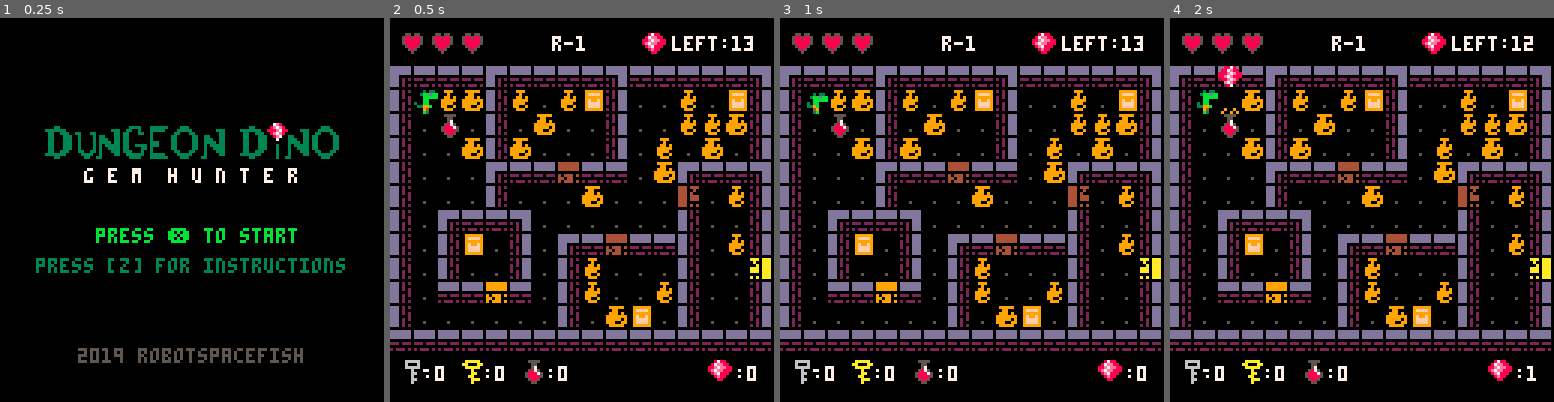
Above: before the commit, frames 1-4 (left to right).
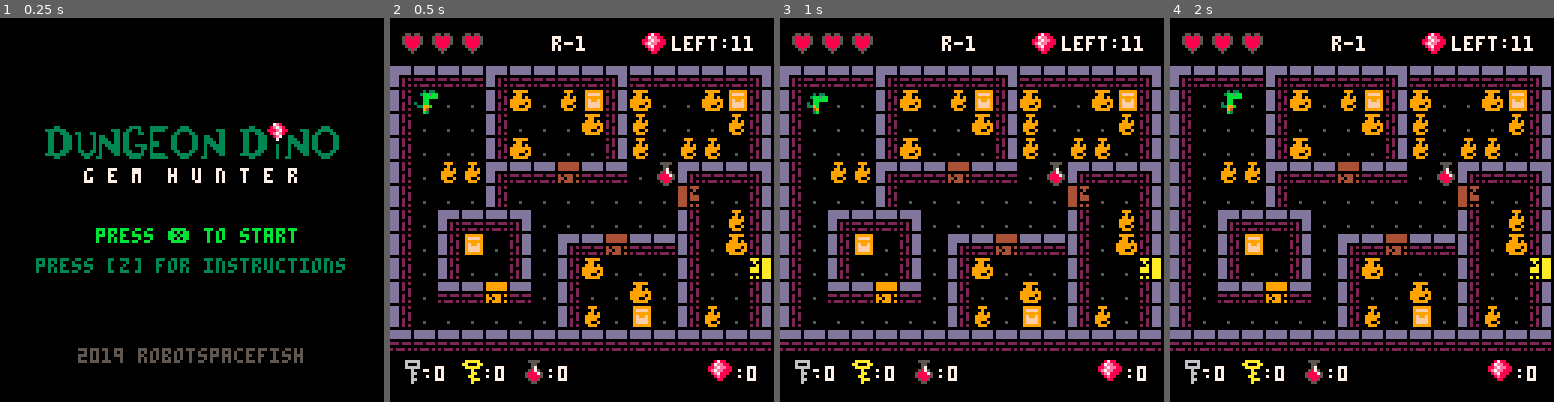
Above: after the commit, the same moments.

Repository: robotspacefish/dungeon_dino
Game: PICO-8 cartridge dungeon_dino.p8
Two runs of this game, one before a commit and one after it. Both use one fixed random seed, a clock stepped at 60 frames per second and the inputs below.
Inputs:
- Up to frame 1 (0.25 s): no input
- Up to frame 2 (0.5 s): tap X (X key) at 0.33 s
- Up to frame 3 (1 s): tap O (Z key) at 0.7 s
- Up to frame 4 (2 s): tap X (X key) at 1.07, 1.85 s; hold Right from 1.6 s (still down); tap O (Z key) at 1.7 s

Frame 1 is identical in both runs. In frame 2, 5.0% of the frame differs, in the area x 13-95%, y 4-81%; in frame 3, 5.0%; in frame 4, 5.5%, in the area x 7-96%, y 4-94%.

Commit message:
WIP moving potion, doors, & chests to auto actions

Diff:
--- a/dungeon_dino.p8
+++ b/dungeon_dino.p8
@@ -26,7 +26,7 @@
 -- # tab 2 collisions
 --   ## has_flag(next_tile,flag)
 --   ## is_item_collision(next_x,next_y)
---   ## handle_item_collision(obj)
+--   ## handle_btnpress_collision(obj)
 -- # tab 3 player
 --   ## :set_start
 --   ## :reset_keys
@@ -35,7 +35,7 @@
 --   ## :walk
 --   ## :bump
 --   ## :move
---   ## :action
+--   ## :do_btnpress_action
 --   ## :update
 --   ## :draw
 -- # tab 4 create objects
@@ -128,6 +128,7 @@
 	_drw()
 	flashcount+=1 -- for text flashing
 	palt(0,false)
+	print_debug()
 end--_draw()
 
 -->8
@@ -251,7 +252,9 @@
 	return nil
 end
 
-function handle_item_collision(obj)
+function handle_btnpress_collision(obj)
+	-- asking again if the obj is a vase incase I want to add
+	--  other objects here in the future
 	if obj.name=="vase" then
 		local v_spr=obj.v_spr
 		local smash_spr
@@ -274,6 +277,8 @@
 				create_bomb(obj.x,obj.y)
 			 player.health-=1
 				player.hit=true
+				sfx(12)
+				player.flash=max_flash_frames
 			end
 
 		if (player.health==0) then
@@ -289,14 +294,44 @@
 			-- current_room.gems-=1
 		end
 	end
-
+		del(game_objects, obj)
+end
+
+function handle_auto_pickup_collision(obj,nx,ny)
+	if (obj == nil) return
+	local nt=mget(nx,ny)
 	if obj.name=="potion" then
 		player:heal(true)
 		mset(obj.x,obj.y,floor_spr[1])
-	end
-		del(game_objects, obj)
-end
-
+		del(game_objects,obj)
+		player:move(obj.x,obj.y,player.direction)
+	end
+
+	--chest
+	if has_flag(nt,2) then
+		add(debug,nt)
+		sfx(5)
+		player.keys+=1
+		--empty chest sprite
+		mset(nx,ny,chest_spr[1])
+	end
+
+--locked door
+	if has_flag(nt,7) and player.keys>0 then
+		sfx(4)
+		--change tile in location to unlocked door color
+		mset(nx,ny,nt+1)
+		--remove key from inventory
+		player.keys-=1
+	end
+
+	--todo
+	--goal door
+	if has_flag(nt,3) and player.master_key==1 then
+		_upd=upd_lvl_complete
+		_drw=draw_lvl_complete
+	end
+end
 -->8
 --player
 -- tab 3
@@ -359,66 +394,33 @@
 		end,
 -- move ==================================================
 		move=function(self,nx,ny,b)
-			local can_walk=false
+			local can_walk=has_flag(mget(nx,ny),0)
 			local last_tile=mget(self.x,self.y)
 			self.direction=b
 			self:do_flp()
 			set_anim(self,player_anims)
 
-			can_walk=has_flag(mget(nx,ny),0)
 			if can_walk then
-				local next_tile=mget(nx,ny)
+
 				sfx(11)
 				obstacle_counter=0
 				self.x=nx
 				self.y=ny
-
-				if mget(self.x,self.y) == heal_spr then
-					player:heal(true)
-					mset(self.x,self.y,floor_spr[1])
-						-- del(game_objects, obj)
-				end
+			else
+				handle_auto_pickup_collision(is_item_collision(nx,ny),nx,ny)
 			end -- if can_walk
 
-			if current_room.gems_collected==current_room.min_gems_needed then self.master_key=1 end
+			-- get master key
+			if (current_room.gems_collected==current_room.min_gems_needed) self.master_key=1
 		end,
--- action ==================================================
-	action=function(self)
+-- do_btnpress_action ==================================================
+	do_btnpress_action=function(self)
 		--check for collision with item
 		local nx,ny=self.x+dir_x[self.direction+1],self.y+dir_y[self.direction+1]
 		local nt=mget(nx,ny)
-		item=is_item_collision(nx,ny)
-		if (item ~=nil)	handle_item_collision(item)
-
-	--bomb
-	if self.hit then
-		sfx(12)
-		self.flash=max_flash_frames
-	end
-
-		--chest
-		if has_flag(nt,2) then
-			sfx(5)
-			player.keys+=1
-			--empty chest sprite
-			mset(nx,ny,chest_spr[1])
-		end
-
-	--locked door
-		if has_flag(nt,7) and player.keys>0 then
-			sfx(4)
-			--change tile in location to unlocked door color
-			mset(nx,ny,nt+1)
-			--remove key from inventory
-			player.keys-=1
-		end
-
-		--todo
-		--goal door
-		if has_flag(nt,3) and player.master_key==1 then
-			_upd=upd_lvl_complete
-			_drw=draw_lvl_complete
-		end
+		local item=is_item_collision(nx,ny)
+		-- if (item ~=nil)	handle_btnpress_collision(item)
+		if (item ~= nil and item.name == "vase")	handle_btnpress_collision(item)
 	end,
 -- update ==================================================
 			update=function(self)
@@ -447,9 +449,8 @@
 -- dungeon ======================================
 function create_dungeon_layout()
 	--x,y,sx,sy,n,mh,mb
-	--todo create more rooms efficiently
 	create_room(0,0,1,3,1,1,3)
-	create_room(16,0,17,10 ,2,3,4)
+	create_room(16,0,17,10,2,3,4)
 	create_room(32,0,45,3,3,4,5)
 	create_room(48,0,59,12,4,3,5)
 	-- create_room(64,0,33,12,5,4,5)
@@ -572,6 +573,11 @@
 	})
 end
 
+-- chests ======================================
+
+
+-- doors ======================================
+
 -- potion ======================================
 function create_potion(x,y)
 	return create_game_object("potion",x,y,{
@@ -729,7 +735,7 @@
 	if (b<0) return
 	if (b<4) player:move(player.x+dir_x[b+1],player.y+dir_y[b+1],b)
 	if (b==4)	player:heal(false)
-	if (b==5) player:action() --todo replace with auto action
+	if (b==5) player:do_btnpress_action() --todo replace with auto do_btnpress_action
 end
 
 function copy_table(ot)
@@ -941,11 +947,11 @@
 0000000000000000000000000000000009090000000000000000000000000000000000000000000000000000000000000000000000000000000000000000000000000000000000000000000000000000000000000000000000000000000000000000000000000000000000000000000000000000000000000000000000000000
 0000000000000000000000000000000009090000000000000000000000000000000000000000000000000000000000000000000000000000000000000000000000000000000000000000000000000000000000000000000000000000000000000000000000000000000000000000000000000000000000000000000000000000
 e4d3d3d3e4d3d3d3d3e3d3d3d3d3d3e3e4d3d3d3d3d3d3d3d3d3d3d3d3dfd3e3e4d3d3d3d3d3e3d3d3d3d3d3d3dcd3e3e4d3d3d3d3e4d3d3d3d3d3e3d3d3d3e3e4d3d3d3d3d3d3d3d3d3d3d3d3d3d3e3e4d3d3d3d3d3d3d3d3d3d3d3d3d3d3e30000000000000000000000000000000000000000000000000000000000000000
-d1c0c0c0d1c0c0c071d2c0c0c0c071d2d1d0d0d0d0d0d0d0d0d0d0d0d0d0d0d2d171c0c0c0d0cdd0d0d0d0d0d0c0c0d2d1d0d0d0d0d1d0d0d0d0d0ced0d0d0d2d1c0c0d0c0c0c0c0c0c0c0c0c0c0c0d2d1c0c0c0c0c0c0c0c0c0c0c0c0c0c0d20000000000000000000000000000000000000000000000000000000000000000
-d1c0c0c0d1c0c0c0c0d2c0c0c0c0c0d2d1dee3d0c0c0c0c0c0c0c0e4d3ddd3e3e4d3d3e3c0c0e4d3d3d3d3d3e3d0c0d2d1d0d0d0d0d171c1c1c1d0d2d0d0d0d2d1c0c0c0c0c0c0c0c0c0c0c0c0c0c0d2d1c0c0c0c0c0c0c0c0c0c0c0c0c0c0d20000000000000000000000000000000000000000000000000000000000000000
-d1c0d0c0d1c0c0d0c0d2c0c0c0c0c0d2d1d0d2d0c0c0c0c0c0c0c0d1c0d0c0d2d1c0c0cdd0d0fed0c071c0d0cdd0c0d2d1d0d0d0d0d3d3d3dfd3d3d3d0d0d0d2d1c0c0c0c0c0c0c0c0c0c0c0c0c0c0d2d1c0c0c0c0c0c0c0c0c0c0c0c0c0c0d20000000000000000000000000000000000000000000000000000000000000000
-d1c0c0c0e4d3d3ddd3d3c0c0e4d3d3e3d171d2d0d0c0c0c0c0c0c0d1c0c0c0d2d1c0d0d2c0c0d1c0c0c0c0c0d2c071d2d1d0d0d0d0d0d0d0d0d0d0d0d0d0d0d2d1c0c0c0c0c0c0c0c0c0c0c0c0c0c0d2d1c0c0c0c0c0c0c0c0c0c0c0c0c0c0cf0000000000000000000000000000000000000000000000000000000000000000
-d1c0c0c0d1c0d0d0c0c0c0d0fdd0c0d2d1c3e2e4ddd3d3e4d3d3d3d1c0c0c0d2e4d3dee3c0c0e4d3d3d3d3d3d3d3d3e3d1d0d0d0d0d0d0d0d0d0d0d0d0d0d0d2d1c0c0c0c0c0c0c0c0c0c0c0c0c0c0d2d1d0c0c0c0c0c0c0c0c0c0c0c0c0c0d20000000000000000000000000000000000000000000000000000000000000000
+d1d0d0c0d1c0c0c071d2c0c0c0c071d2d1d0d0d0d0d0d0d0d0d0d0d0d0d0d0d2d171c0c0c0d0cdd0d0d0d0d0d0c0c0d2d1d0d0d0d0d1d0d0d0d0d0ced0d0d0d2d1c0c0d0c0c0c0c0c0c0c0c0c0c0c0d2d1c0c0c0c0c0c0c0c0c0c0c0c0c0c0d20000000000000000000000000000000000000000000000000000000000000000
+d1d0d0c0d1c0c0c0c0d2c0c0c0c0c0d2d1dee3d0c0c0c0c0c0c0c0e4d3ddd3e3e4d3d3e3c0c0e4d3d3d3d3d3e3d0c0d2d1d0d0d0d0d171c1c1c1d0d2d0d0d0d2d1c0c0c0c0c0c0c0c0c0c0c0c0c0c0d2d1c0c0c0c0c0c0c0c0c0c0c0c0c0c0d20000000000000000000000000000000000000000000000000000000000000000
+d1d0d0c0d1c0c0d0c0d2c0c0c0c0c0d2d1d0d2d0c0c0c0c0c0c0c0d1c0d0c0d2d1c0c0cdd0d0fed0c071c0d0cdd0c0d2d1d0d0d0d0d3d3d3dfd3d3d3d0d0d0d2d1c0c0c0c0c0c0c0c0c0c0c0c0c0c0d2d1c0c0c0c0c0c0c0c0c0c0c0c0c0c0d20000000000000000000000000000000000000000000000000000000000000000
+d1d0c0c0e4d3d3ddd3d3c0c0e4d3d3e3d171d2d0d0c0c0c0c0c0c0d1c0c0c0d2d1c0d0d2c0c0d1c0c0c0c0c0d2c071d2d1d0d0d0d0d0d0d0d0d0d0d0d0d0d0d2d1c0c0c0c0c0c0c0c0c0c0c0c0c0c0d2d1c0c0c0c0c0c0c0c0c0c0c0c0c0c0cf0000000000000000000000000000000000000000000000000000000000000000
+d1d0c0c0d1c0d0d0c0c0c0d0fdd0c0d2d1c3e2e4ddd3d3e4d3d3d3d1c0c0c0d2e4d3dee3c0c0e4d3d3d3d3d3d3d3d3e3d1d0d0d0d0d0d0d0d0d0d0d0d0d0d0d2d1c0c0c0c0c0c0c0c0c0c0c0c0c0c0d2d1d0c0c0c0c0c0c0c0c0c0c0c0c0c0d20000000000000000000000000000000000000000000000000000000000000000
 d1d0e4d3d3e3d0d0d0d0d0d0d1d0c0d2d1c071d1d0c0d0fdd0c071d171d0c0d2d1c0d0d2c0d0cdd0c0c0c0c0c0c0c0d2d1d0d0d0d0d0d0d0d0d0d0d0d0d0d0d2d1c0c0c0c0c0c0c0c0c0c0c0c0c0c0d2d1c0c0c0c0c0c0c0c0c0c0c0c0c0c0d20000000000000000000000000000000000000000000000000000000000000000
 d1d0d171c0d2d0e4d3ddd3d3d1d0c0d2d1c0c0d1d0c0c0d1c0c0c0e4d3ddd3e3d171d0d2c0c0d3d3d3d3d3e3c0c0c0d2d1d0d0d0d0d0d0d0d0d0d0d0d0d0d0d2ffc0c0c0c0c0c0c0c0c0c0c0c0c0c0d2d1c0c0c0c0c0c0c0c0c0c0c0c0c0c0d20000000000000000000000000000000000000000000000000000000000000000
 d1d0d1c0d0d2d0d1c0d0c0c0d1d0d0cffcd0c0d1d0c071d1c0c0d0fdd0d0c0d2e4d3dde3c0c0c0c0c0c071d2c0c0c0d2d1d0d0d0d0d0d0d0d0d0d0d0d0d0d0d2d1c0c0c0c0c0c0c0c0c0c0c0c0c0c0d2d1c0c0c0c0c0c0c0c0c0c0c0c0c0c0d20000000000000000000000000000000000000000000000000000000000000000
